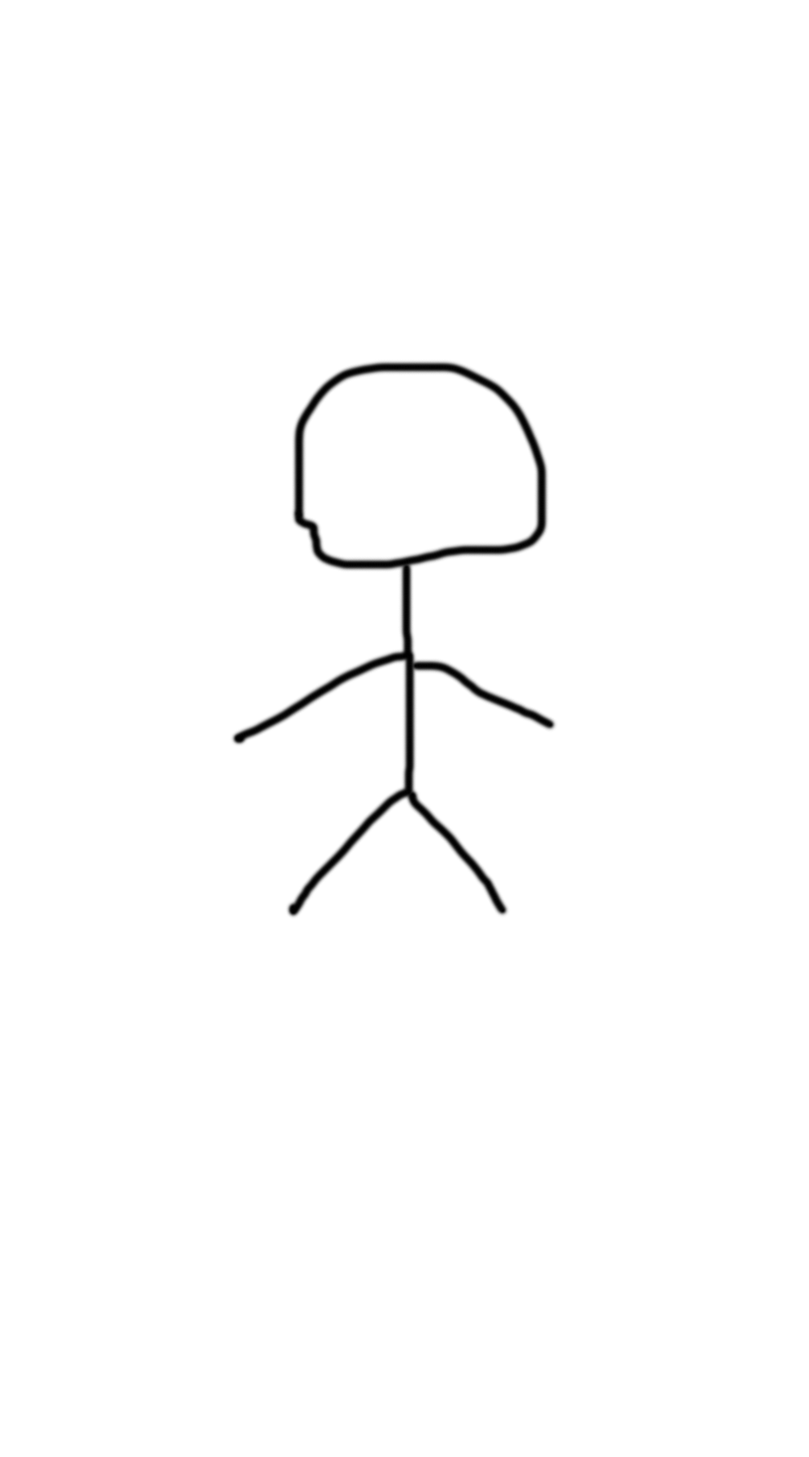
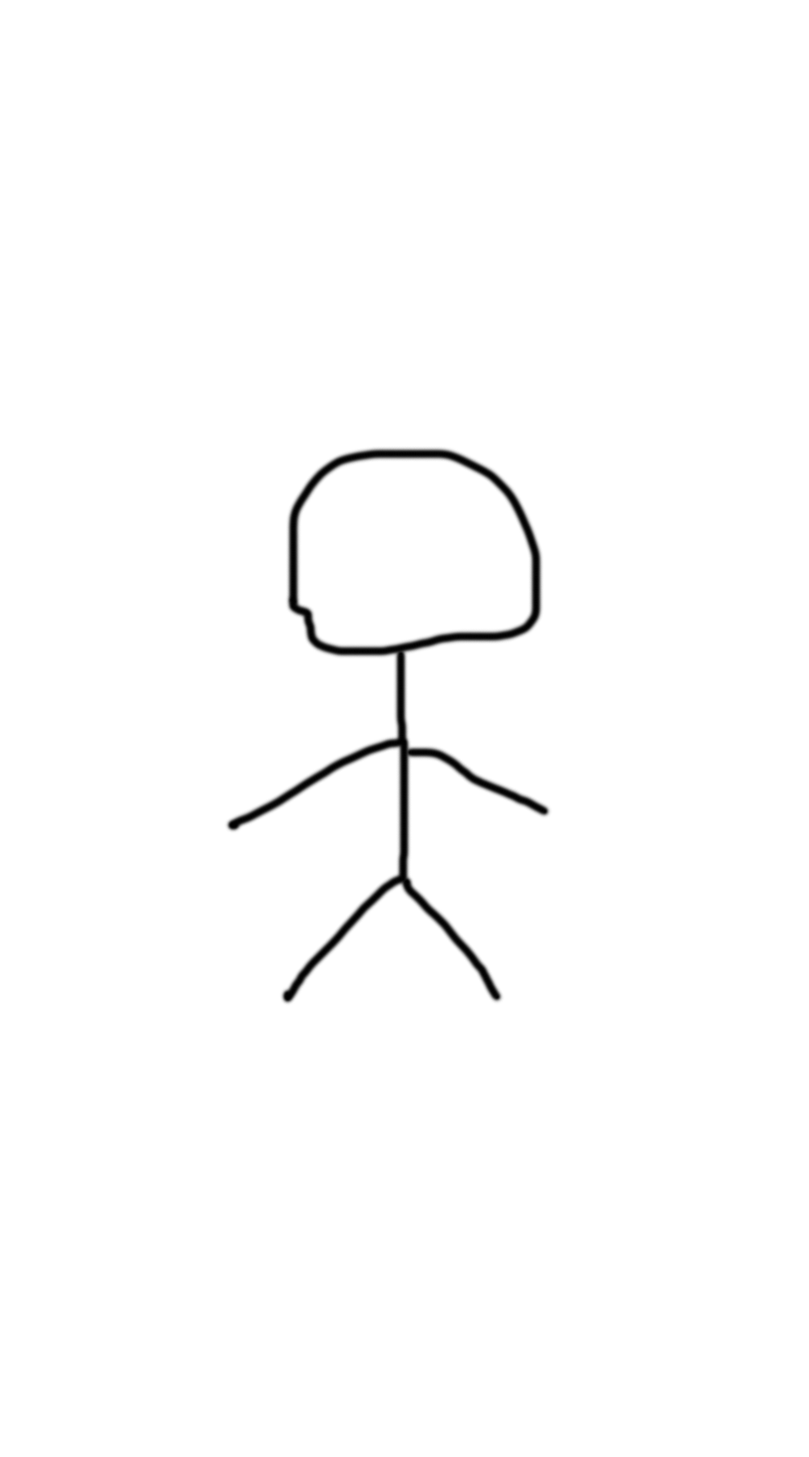
Revision of a layered 809×1457 image; what changed, layer by layer:
added layer "圖層 7" above "圖層 6" over [224, 391, 559, 1006]
added layer "圖層 6" above "圖層 5" over [224, 391, 559, 1006]
added layer "圖層 5" above "圖層 4" over [224, 391, 559, 1006]
added layer "圖層 4" above "圖層 3" over [224, 391, 559, 1006]
added layer "圖層 3" above "圖層 2" over [224, 379, 559, 1006]
added layer "圖層 2" above "圖層 1" over [224, 391, 559, 1006]
added layer "圖層 1" above "背景" over [224, 382, 559, 1006]
added layer "背景" over [224, 359, 559, 1006]
